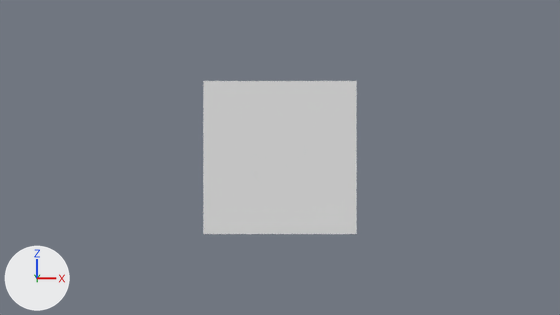
An edit to the Blender file split_flap_display/split-flap-item.blend, drawn before and after from the same camera.
One viewpoint serves both versions: the file's camera 'Camera'. The lights are fixed; the arrows at lower left show +X, +Y and +Z.
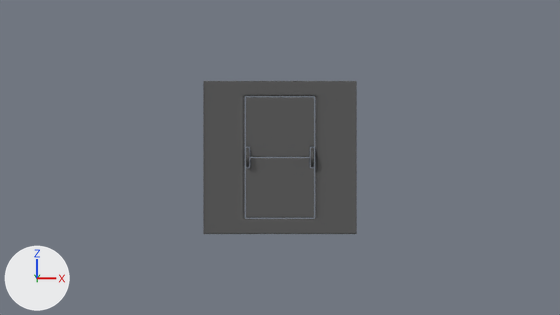
Where the change shows, as pixel boxes [x1, y1, x2, y2] in the pictures (560 x 315 px):
'Cube', reshaped, modifiers changed: [203, 81, 357, 234] in both
part 1 of me_cube, added: after [246, 148, 314, 167]
part 2 of me_cube, added: after [246, 97, 314, 218]
part 3 of me_cube, built on: [203, 81, 357, 234] in both

Patch to the scene script:
```diff
--- a/split_flap_display/split-flap-item.blend.py
+++ b/split_flap_display/split-flap-item.blend.py
@@ mat_darkgrey @@
+mat_darkgrey = principled_material('darkgrey')
+mat_darkgrey.base_color = (0.0704, 0.0704, 0.0704)  # dark grey #4b4b4b
+mat_darkgrey.roughness = 0.4
@@ me_cube @@
 # used by ob_cube; location = (0.0, 0.0, 0.0)
-me_cube.from_pydata(...)  # 8 vertices, 6 faces; spans x -1.0..1.0, y -1.0..1.0, z -1.0..1.0
-me_cube.materials.append(mat_material)  # white #e7e7e7
+me_cube.from_pydata(...)  # 261 vertices, 250 faces; spans x 0.0..1.0, y -1.12..-0.85, z 0.0..1.0
+# me_cube part 1: a new loose piece of 87 vertices spanning x 0.4..0.45, y -1.12..-0.85, z 0.0..0.13, in mat_darkgrey (dark grey #4b4b4b)
+# me_cube part 2: a new loose piece of 78 vertices spanning x 0.0..0.45, y -1.0..-0.97, z 0.01..0.79, in mat_darkgrey (dark grey #4b4b4b)
+# me_cube part 3
+# 7 vertices are removed from x -1.0..1.0, y -1.0..1.0, z -1.0..1.0
+# 6 faces are deleted
+# 85 vertices are added at x 0.45..1.0, y -1.0..-0.88, z 0.0..1.0
+# 10 new vertices lie (-0.45, 0.0, 0.0) away from vertices in x 0.45, y -1.0..-0.88, z 0.8..1.0
+# 86 new faces join them
+# me_cube part 4: the surface is now shaded smooth
+me_cube.materials.append(mat_darkgrey)  # dark grey #4b4b4b
@@ ob_cube @@
 ob_cube.location = (0.0, 0.0, 0.0)
+_m = ob_cube.modifiers.new('Mirror', 'MIRROR')
+_m.use_axis = (True, False, True)
+_m.use_clip = True
+_m = ob_cube.modifiers.new('Subdivision', 'SUBSURF')
```
